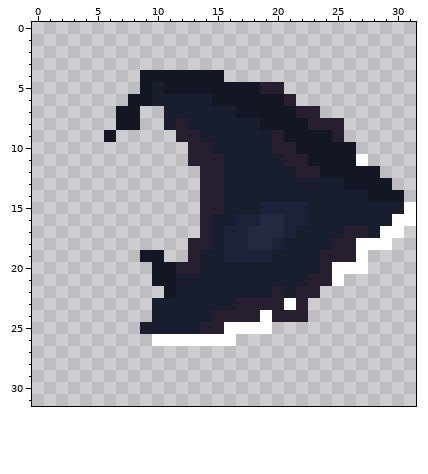
A pixel-art sprite gets an edit: Assets/Graphs/Creature/Arrow_Creature.png. This is how it looked before the edit.
The file is 32x32 pixels. Colours within 5 levels of each other are drawn and written as one.
The result:
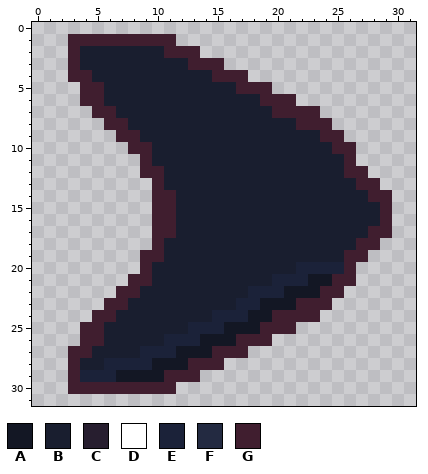
Palette (. is transparent): A #131724  B #191e2f  C #271e2f  D #ffffff  E #1b2239  F #232a41  G #401e2f
The edit:
{"y":1,"x":3,"old":".........","new":"GGGGGGGGG"}
{"y":2,"x":3,"old":"...........","new":"GBBBBBBBGGG"}
{"y":3,"x":3,"old":".............","new":"GBBBBBBBBBGGG"}
{"y":4,"x":3,"old":"......AAAAAAA..","new":"GGBBBBBBBBBBGGG"}
{"y":5,"x":4,"old":".....A","new":"GGBBBB"}
{"y":5,"x":11,"old":"AAAAAAAACC","new":"BBBBBBGGG."}
{"y":6,"x":4,"old":"....AA","new":"GGBBBB"}
{"y":6,"x":15,"old":"AAAAAAC","new":"BBBBGGG"}
{"y":7,"x":5,"old":"..AA..","new":"GGBBBB"}
{"y":7,"x":17,"old":"AAAAACC","new":"BBBGGGG"}
{"y":8,"x":6,"old":".AA..","new":"GGBBB"}
{"y":8,"x":12,"old":"C","new":"B"}
{"y":8,"x":19,"old":"AAAACCC","new":"BBBGGG."}
{"y":9,"x":6,"old":"A.....CC","new":".GGBBBBB"}
{"y":9,"x":20,"old":"CAAAAC","new":"BBBBGG"}
{"y":10,"x":8,"old":".....CC","new":"GGBBBBB"}
{"y":10,"x":20,"old":"CCAAAAA","new":"BBBBBGG"}
{"y":11,"x":9,"old":"....CCC","new":"GBBBBBB"}
{"y":11,"x":21,"old":"CCAAAAD","new":"BBBBBG."}
{"y":12,"x":9,"old":".....CC","new":"GGBBBBB"}
{"y":12,"x":22,"old":"CCAAAAA","new":"BBBBGG."}
{"y":13,"x":10,"old":"....CC","new":"GBBBBB"}
{"y":13,"x":26,"old":"AAAA","new":"BGG."}
{"y":14,"x":10,"old":"....CC","new":"GGBBBB"}
{"y":14,"x":28,"old":"AAA","new":"GG."}
{"y":15,"x":10,"old":"....CC","new":"GGBBBB"}
{"y":15,"x":19,"old":"EEEE","new":"BBBB"}
{"y":15,"x":29,"old":"BBD","new":"G.."}
{"y":16,"x":10,"old":"....C","new":"GGBBB"}
{"y":16,"x":17,"old":"EEFFEE","new":"BBBBBB"}
{"y":16,"x":29,"old":"BDD","new":"G.."}
{"y":17,"x":10,"old":"....C","new":"GGBBB"}
{"y":17,"x":16,"old":"EEFFFE","new":"BBBBBB"}
{"y":17,"x":26,"old":"CCBDD","new":"BBGG."}
{"y":18,"x":10,"old":"...CC","new":"GBBBB"}
{"y":18,"x":16,"old":"EEFFE","new":"BBBBB"}
{"y":18,"x":25,"old":"CCDDD","new":"BBGG."}
{"y":19,"x":9,"old":"AA..C","new":"GGBBB"}
{"y":19,"x":16,"old":"EEEE","new":"BBBB"}
{"y":19,"x":24,"old":"CCCD","new":"BBGG"}
{"y":20,"x":9,"old":".AACC","new":"GBBBB"}
{"y":20,"x":22,"old":"BBCDDD","new":"EEEEG."}
{"y":21,"x":8,"old":"..AA","new":"GGBB"}
{"y":21,"x":20,"old":"BBBCCD.","new":"EEEAAGG"}
{"y":22,"x":7,"old":"....A","new":"GGBBB"}
{"y":22,"x":18,"old":"BBCBCC..","new":"EEEAAAGG"}
{"y":23,"x":6,"old":"....","new":"GGBB"}
{"y":23,"x":17,"old":"CCCCDC..","new":"EEAAAGGG"}
{"y":24,"x":5,"old":".....","new":"GGBBB"}
{"y":24,"x":15,"old":"CCCCDCCC.","new":"EEEAAGGGG"}
{"y":25,"x":4,"old":".....","new":"GGBBB"}
{"y":25,"x":13,"old":"BCCDDDD..","new":"EEEAAAGGG"}
{"y":26,"x":4,"old":"......DDDDDDD...","new":"GGBBBBBEEEAAAGGG"}
{"y":27,"x":3,"old":"...............","new":"GGBBBBEEEAAAGGG"}
{"y":28,"x":3,"old":".............","new":"GBBEEEEAAAGGG"}
{"y":29,"x":3,"old":"...........","new":"GEEEAAAAGGG"}
{"y":30,"x":3,"old":".........","new":"GGGGGGGGG"}
{"label":"changed","picture_box":[68,34,416,394]}
